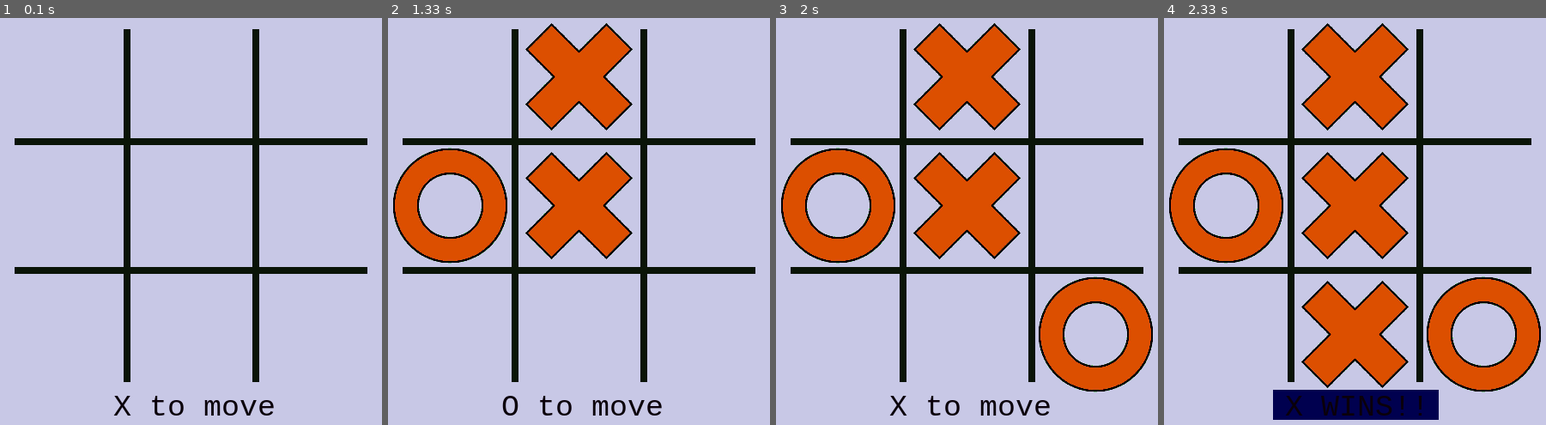
Above: before the commit, frames 1-4 (left to right).
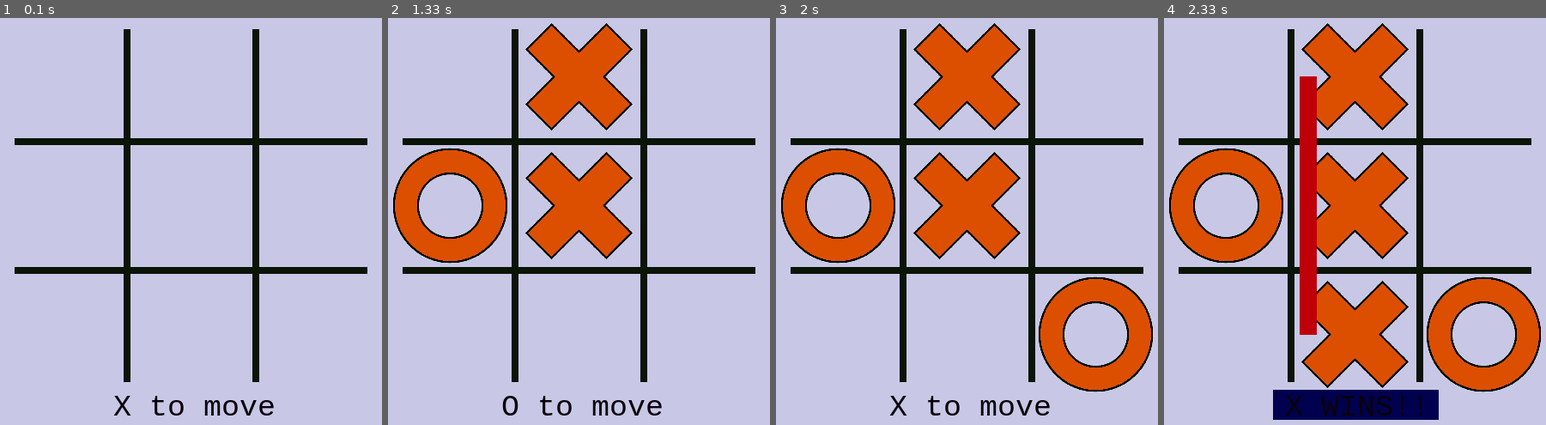
Above: after the commit, the same moments.

Repository: Codeit-Michael/TicTacToe-Game
Game: pygame game, started from tictactoe.py
Same seed, same stepped clock (60 frames per second), same inputs: the game is played once before the commit and once after it.
Inputs (mouse positions are in pixels of both pictures, inside the frame that each line leads up to):
- Up to frame 1 (0.1 s): no input
- Up to frame 2 (1.33 s): click (579, 225) at 0.38 s; click (487, 229) at 0.72 s; click (636, 74) at 1.05 s
- Up to frame 3 (2 s): click (1108, 376) at 1.38 s
- Up to frame 4 (2.33 s): click (1335, 339) at 2.22 s

Frames 1-3 are identical in both runs. In frame 4, 2.9% of the frame differs, in the area x 35-40%, y 14-78%.

Commit message:
add primary pattern striker

Diff:
--- a/tictactoe.py
+++ b/tictactoe.py
@@ -60,8 +60,12 @@
 		screen.blit(img, (x * self.cell_size, y * self.cell_size, self.cell_size, self.cell_size))
 
 
-	def _pattern_strike(self, pattern_list):
-		print(pattern_list[0],pattern_list[-1])
+	def _pattern_strike(self, x, y):
+		val = self.cell_size // 2
+		start_x, start_y = x[0] * self.cell_size + self.table_space, x[-1] * self.cell_size + val
+		end_x, end_y = y[0] * self.cell_size + self.table_space, y[-1] * self.cell_size + val
+		print([start_x, start_y], [end_x, end_y])
+		pygame.draw.line(screen, self.line_color, [start_x, start_y], [end_x, end_y], 20)
 		# pygame.draw.line(screen, self.line_color, [20, 75], [430, 75], 20)
 		# plan this:
 		# getting each cell using pattern_list
@@ -104,7 +108,7 @@
 				else:
 					pattern_list.append((x_index, y_index))
 			if win == True:
-				self._pattern_strike(pattern_list)
+				self._pattern_strike(pattern_list[0],pattern_list[-1])
 				self.winner = self.player
 				self.taking_move = False
 				self._message()
@@ -121,7 +125,8 @@
 				else:
 					pattern_list.append((col, row))
 			if win == True:
-				self._pattern_strike(pattern_list)
+				print(pattern_list[0],pattern_list[-1])
+				self._pattern_strike(pattern_list[0],pattern_list[-1])
 				self.winner = self.player
 				self.taking_move = False
 				self._message()
@@ -134,7 +139,7 @@
 				win = False
 				break
 		if win == True:
-			self._pattern_strike(pattern_list = [(0,0),(1,1),(2,2)])
+			self._pattern_strike((0,0),(2,2))
 			self.winner = self.player
 			self.taking_move = False
 			self._message()
@@ -146,7 +151,7 @@
 				win = False
 				break
 		if win == True:
-			self._pattern_strike(pattern_list = [(2,0),(1,1),(0,2)])
+			self._pattern_strike((2,0),(0,2))
 			self.winner = self.player
 			self.taking_move = False
 			self._message()
